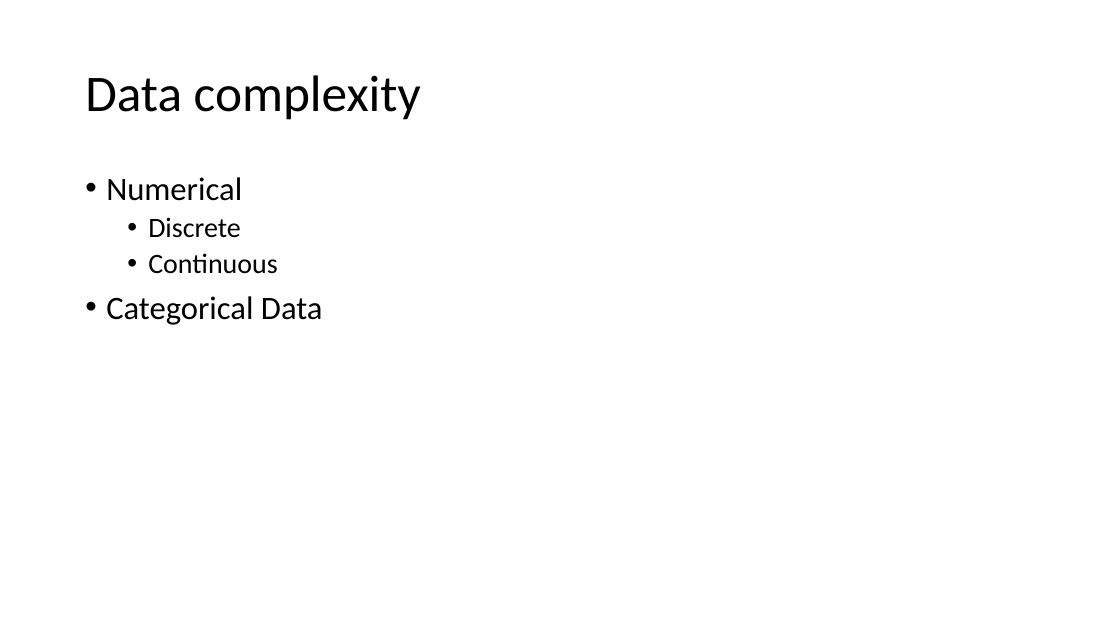
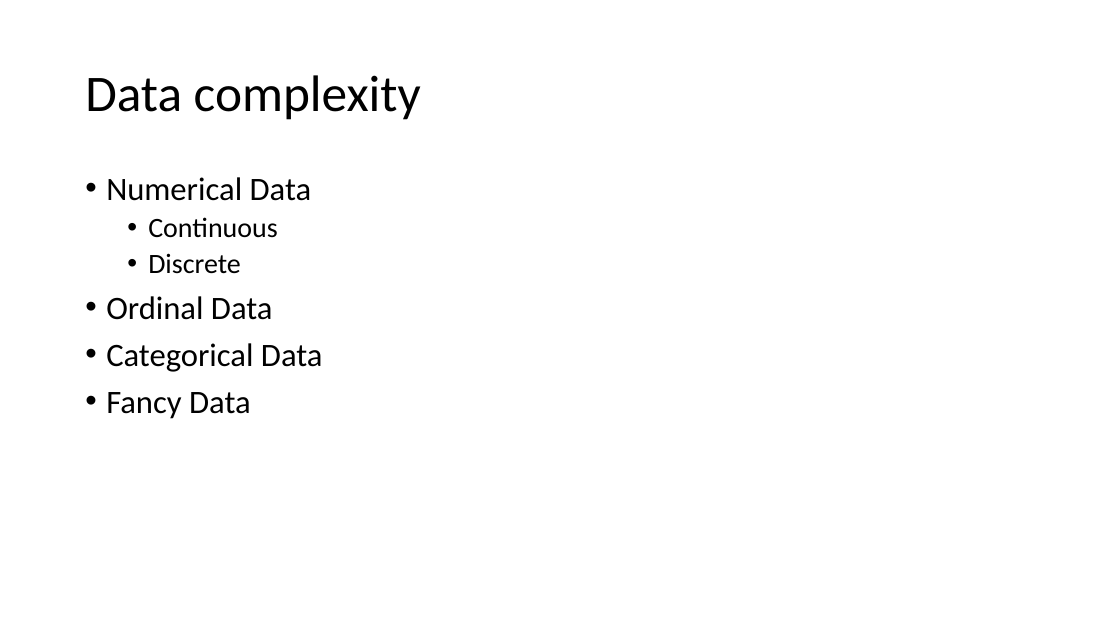
Before and after one commit to pdx-cs-ai/classical-ai-notes, a slide deck: slide 6 of 07-ml/07-1-mlintro.pptx. Drawn at 1120x630 pixels with LibreOffice and Linux fonts; fonts in the diff are those of the drawing. Boxes give left, top, right and bottom in pixels: in the first picture for what was removed or moved away, otherwise in the second. Text is boxed around its words. In the diff, an @@ line names an element or a change of style, - is before the commit and + after.

```diff
--- a/07-ml/07-1-mlintro.pptx
+++ b/07-ml/07-1-mlintro.pptx
@@ text at [106,177,312,238]: text changed @@
-• Numerical
+• Numerical Data
+  • Continuous
@@ text at [106,296,273,320]: text changed; size 24 to 28 pt @@
-  • Continuous
+• Ordinal Data
@@ text at [106,392,251,419]: paragraph added @@
+• Fancy Data
```
Also in this commit, not shown: 4 other slides changed, 1 slide added.
